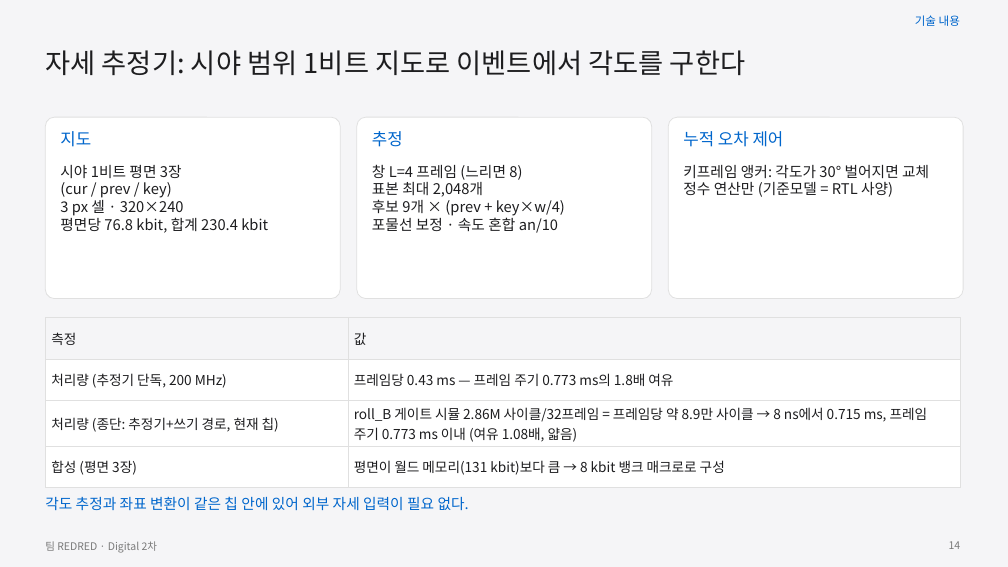
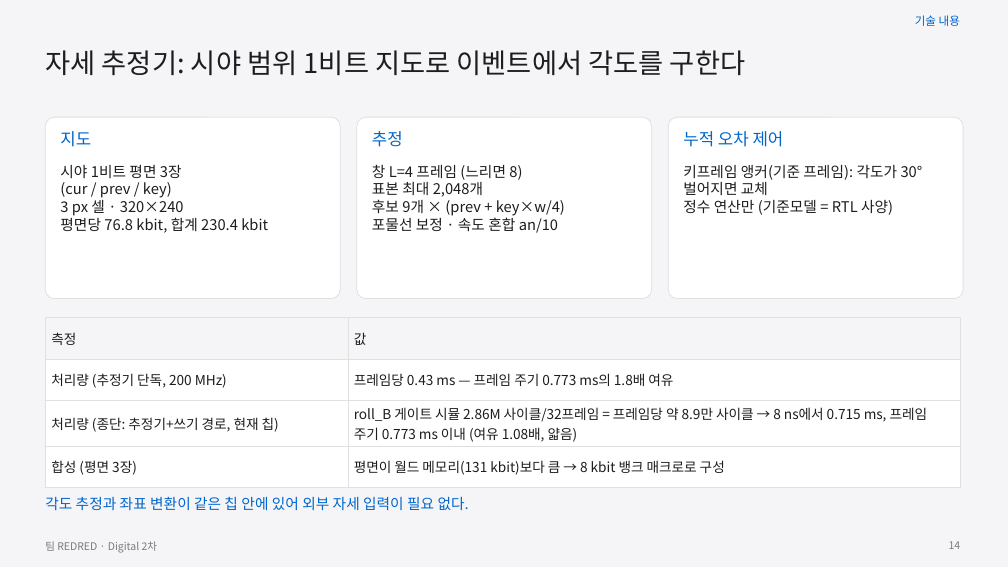
Before and after one commit to GangHeeJo/AI-SEMI, a slide deck: slide 14 of submission/REDRED_2차_발표자료_칩S.pptx. Drawn at 1008x567 pixels with LibreOffice and Linux fonts; fonts in the diff are those of the drawing. Boxes give left, top, right and bottom in pixels: in the first picture for what was removed or moved away, otherwise in the second. Text is boxed around its words. In the diff, an @@ line names an element or a change of style, - is before the commit and + after.

```diff
--- a/submission/REDRED_2차_발표자료_칩S.pptx
+++ b/submission/REDRED_2차_발표자료_칩S.pptx
@@ text at [683,165,923,195]: text changed @@
-키프레임 앵커: 각도가 30° 벌어지면 교체
+키프레임 앵커(기준 프레임): 각도가 30° 벌어지면 교체
```
Also in this commit, not shown: 11 other slides changed, 1 slide added, 1 slide removed, 4 other files.
